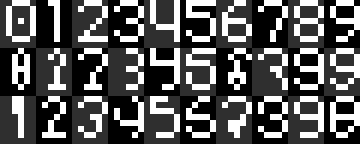
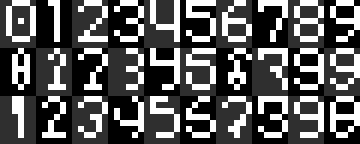
Comparing the layer stacks of the two 360x144 images. Changes:
painted on "Pasted Layer" over [228, 0, 288, 126]
